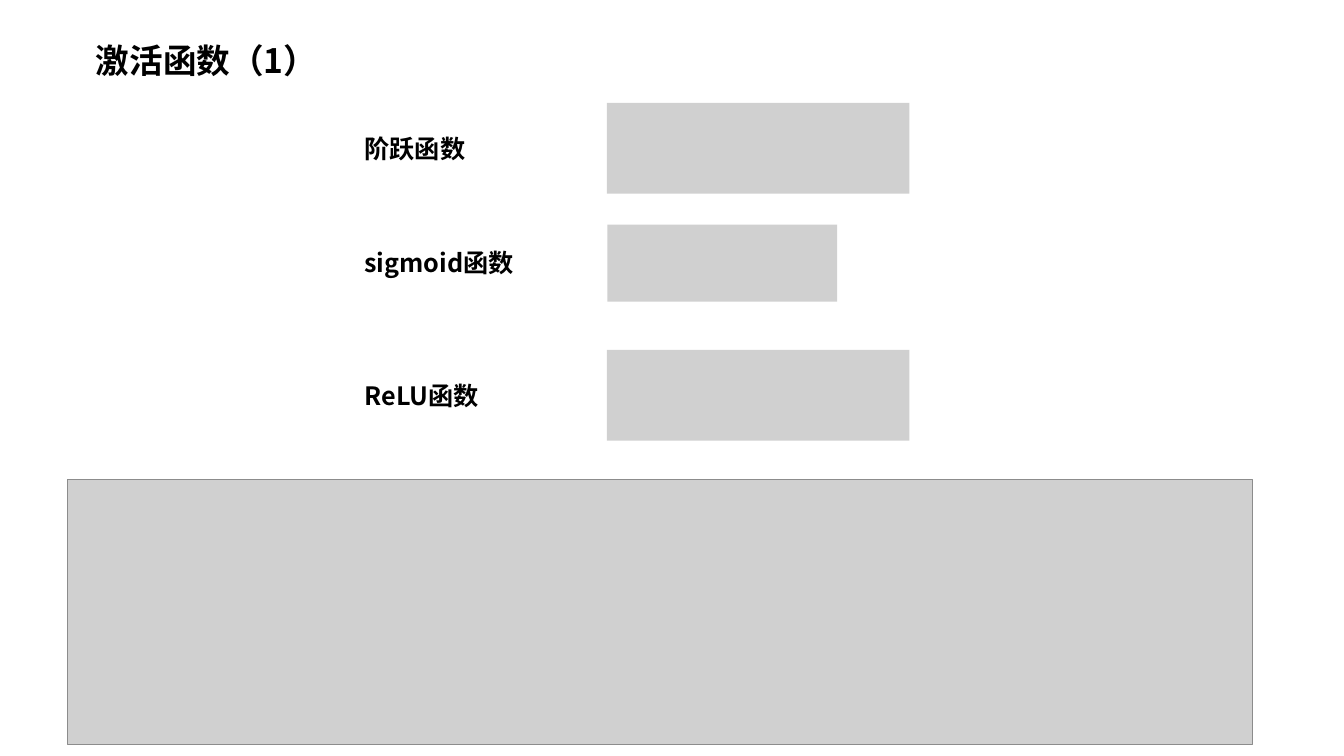
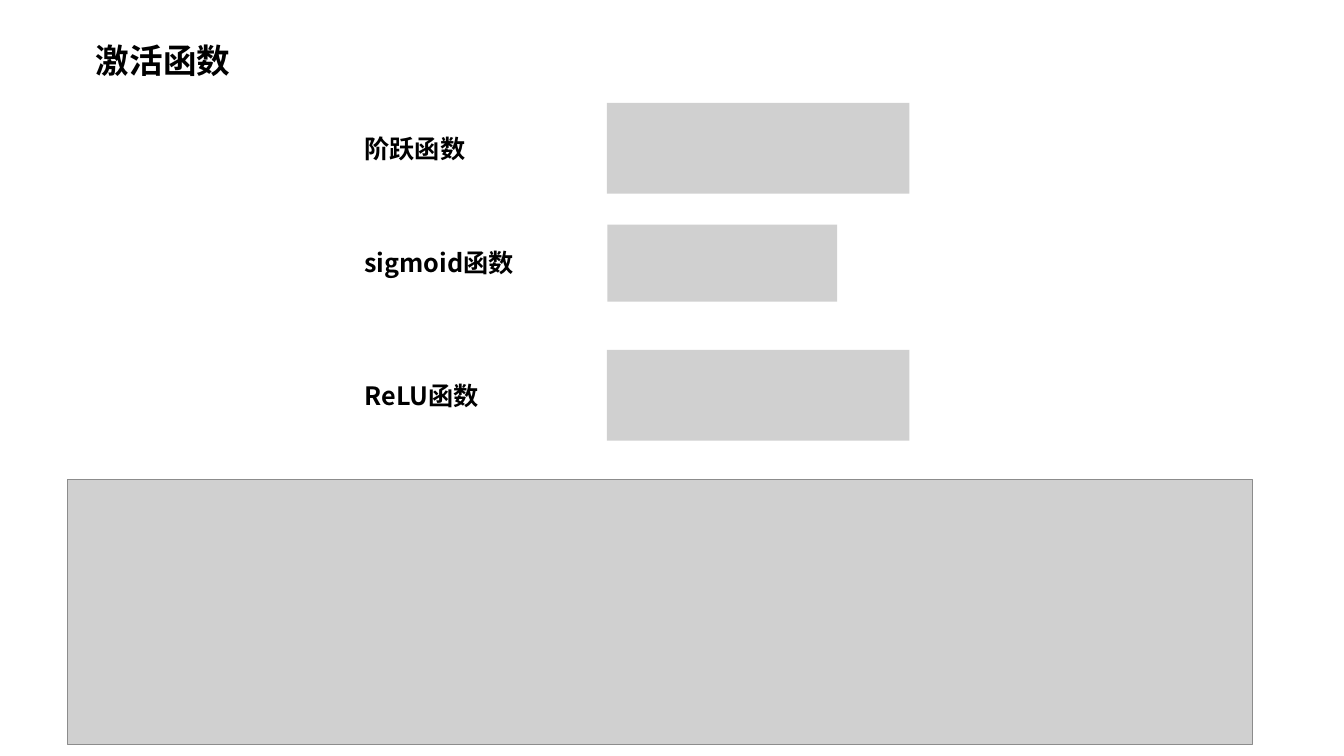
Before and after one commit to superzhangzl/blog-note, a slide deck: slide 7 of 《深度学习入门》小结/《深度学习入门》分享.pptx. Drawn at 1344x756 pixels with LibreOffice and Linux fonts; fonts in the diff are those of the drawing; grey boxes stand for pictures. Boxes give left, top, right and bottom in pixels: in the first picture for what was removed or moved away, otherwise in the second. Text is boxed around its words. In the diff, an @@ line names an element or a change of style, - is before the commit and + after.

```diff
--- a/《深度学习入门》小结/《深度学习入门》分享.pptx
+++ b/《深度学习入门》小结/《深度学习入门》分享.pptx
@@ text at (96,44,230,76): text changed @@
-激活函数（1）
+激活函数
```
Also in this commit, not shown: 4 slides added.
